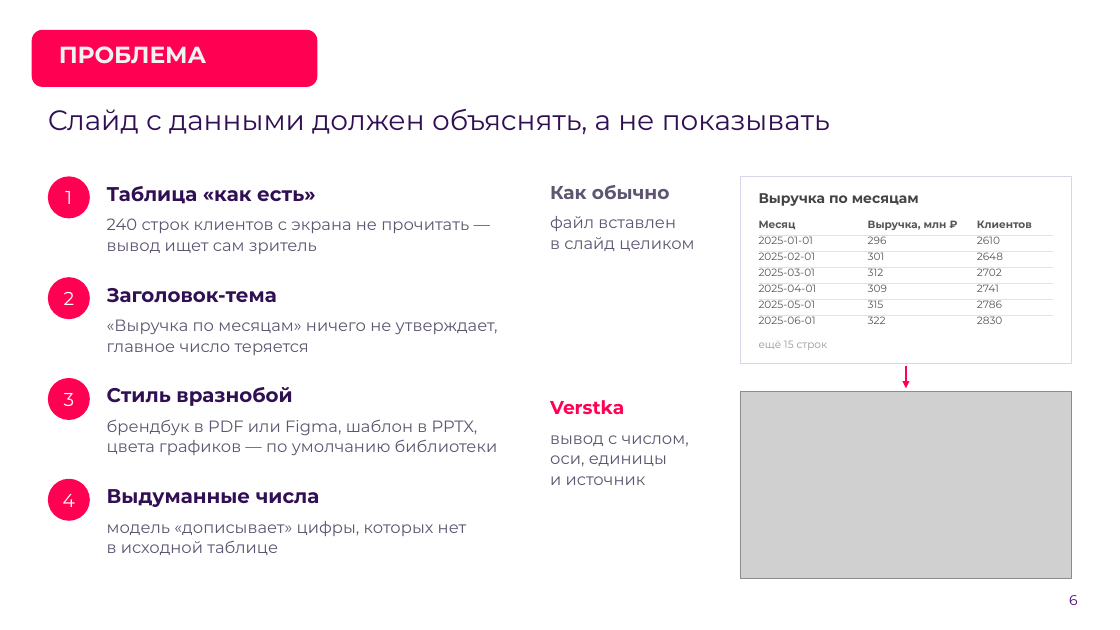
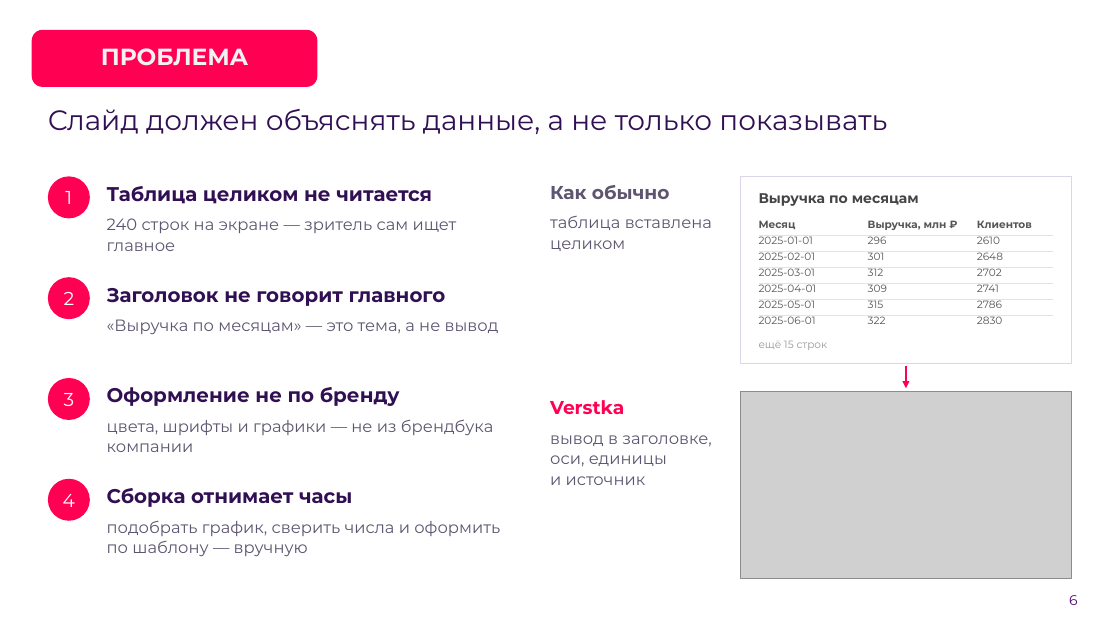
Before and after one commit to hl0pch1k/verstka, a slide deck: slide 6 of docs/presentation/verstka-pitch-stage2.pptx. Drawn at 1120x630 pixels with LibreOffice and Linux fonts; fonts in the diff are those of the drawing; grey boxes stand for pictures; background and template pictures are left out. Boxes give left, top, right and bottom in pixels: in the first picture for what was removed or moved away, otherwise in the second. Text is boxed around its words. In the diff, an @@ line names an element or a change of style, - is before the commit and + after.

```diff
--- a/docs/presentation/verstka-pitch-stage2.pptx
+++ b/docs/presentation/verstka-pitch-stage2.pptx
@@ title "ПРОБЛЕМА" moved from (x1=59, y1=46, x2=206, y2=64) to (x1=101, y1=48, x2=248, y2=66) @@
@@ title "ПРОБЛЕМА" at (x1=101, y1=48, x2=248, y2=66): alignment left to centre; vertical alignment bottom to middle @@
@@ text at (x1=48, y1=109, x2=887, y2=134): text changed @@
-Слайд с данными должен объяснять, а не показывать
+Слайд должен объяснять данные, а не только показывать
@@ text at (x1=107, y1=186, x2=432, y2=204): text changed @@
-Таблица «как есть»
+Таблица целиком не читается
@@ text at (x1=107, y1=218, x2=457, y2=251): text changed @@
-240 строк клиентов с экрана не прочитать — вывод ищет сам зритель
+240 строк на экране — зритель сам ищет главное
@@ text at (x1=550, y1=216, x2=712, y2=251): text changed @@
-файл вставлен в слайд целиком
+таблица вставлена целиком
@@ text at (x1=107, y1=288, x2=446, y2=306): text changed @@
-Заголовок-тема
+Заголовок не говорит главного
@@ text at (x1=107, y1=319, x2=499, y2=334): text changed @@
-«Выручка по месяцам» ничего не утверждает, главное число теряется
+«Выручка по месяцам» — это тема, а не вывод
@@ text at (x1=107, y1=387, x2=400, y2=406): text changed @@
-Стиль вразнобой
+Оформление не по бренду
@@ text at (x1=107, y1=419, x2=493, y2=452): text changed @@
-брендбук в PDF или Figma, шаблон в PPTX, цвета графиков — по умолчанию библиотеки
+цвета, шрифты и графики — не из брендбука компании
@@ text at (x1=550, y1=435, x2=712, y2=485): text changed @@
-вывод с числом, оси, единицы и источник
+вывод в заголовке, оси, единицы и источник
@@ text at (x1=107, y1=488, x2=352, y2=507): text changed @@
-Выдуманные числа
+Сборка отнимает часы
@@ text at (x1=107, y1=521, x2=500, y2=556): text changed @@
-модель «дописывает» цифры, которых нет в исходной таблице
+подобрать график, сверить числа и оформить по шаблону — вручную
```
Also in this commit, not shown: 18 other slides changed, 1 other file.
